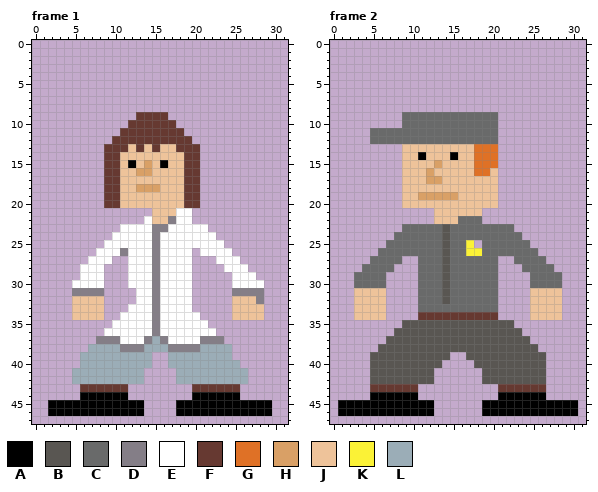
Pixel-art file, stored at assets/art/entities 32x48.aseprite. Above is the file before it was changed.
32x48 pixels, 12 frames. Shown: frame 1, frame 2. The commit also changed other frames, which this record leaves out.
Palette (. is transparent): A #000000  B #595652  C #696a6a  D #847e87  E #ffffff  F #663931  G #df7126  H #d9a066  J #eec39a  K #fbf236  L #9badb7
The same view after the edit:
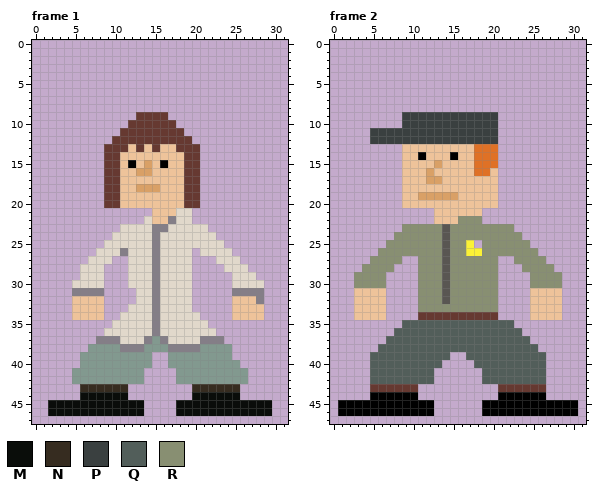
Colours new in this view: M #0a0d0a  N #362c20  P #3a4040  Q #525e5a  R #888f72
Diff:
colour E: #ffffff -> #e1d8cb
colour L: #9badb7 -> #82998f
Changed rows in their new state; - is a pixel that keeps its letter.
Frame 1:
first column x 2:
43 ----NNNNNN--------NNNNNN----
44 ----MMMMMM--------MMMMMM----
45 MMMMMMMMMMMM----MMMMMMMMMMMM
46 MMMMMMMMMMMM----MMMMMMMMMMMM
Frame 2:
first column x 5:
 9 ----PPPPPPPPPPPP
10 ----PPPPPPPPPPPP
11 PPPPPPPPPPPPPPPP
12 PPPPPPPPPPPPPPPP
first column x 3:
22 -------------RRR----------
23 ------RRRRR-RRRRRRRR------
24 -----RRRRRR-RRRRRRRRR-----
25 ----RRRRRRR-RR--RRRRRR----
26 ---RRRRRRRR-RR--RRRRRRR---
27 --RRRR--RRR-RRRRRR--RRRR--
28 -RRRR---RRR-RRRRRR---RRRR-
29 RRRR----RRR-RRRRRR----RRRR
30 RRRR----RRR-RRRRRR----RRRR
31 --------RRR-RRRRRR--------
32 --------RRR-RRRRRR--------
33 --------RRRRRRRRRR--------
35 ------QQQQQQQQQQQQQQ------
36 -----QQQQQQQQQQQQQQQQ-----
37 ----QQQQQQQQQQQQQQQQQQ----
38 ---QQQQQQQQQQQQQQQQQQQQ---
39 --QQQQQQQQQQ--QQQQQQQQQQ--
40 --QQQQQQQQQ----QQQQQQQQQ--
41 --QQQQQQQQ------QQQQQQQQ--
42 --QQQQQQQQ------QQQQQQQQ--
